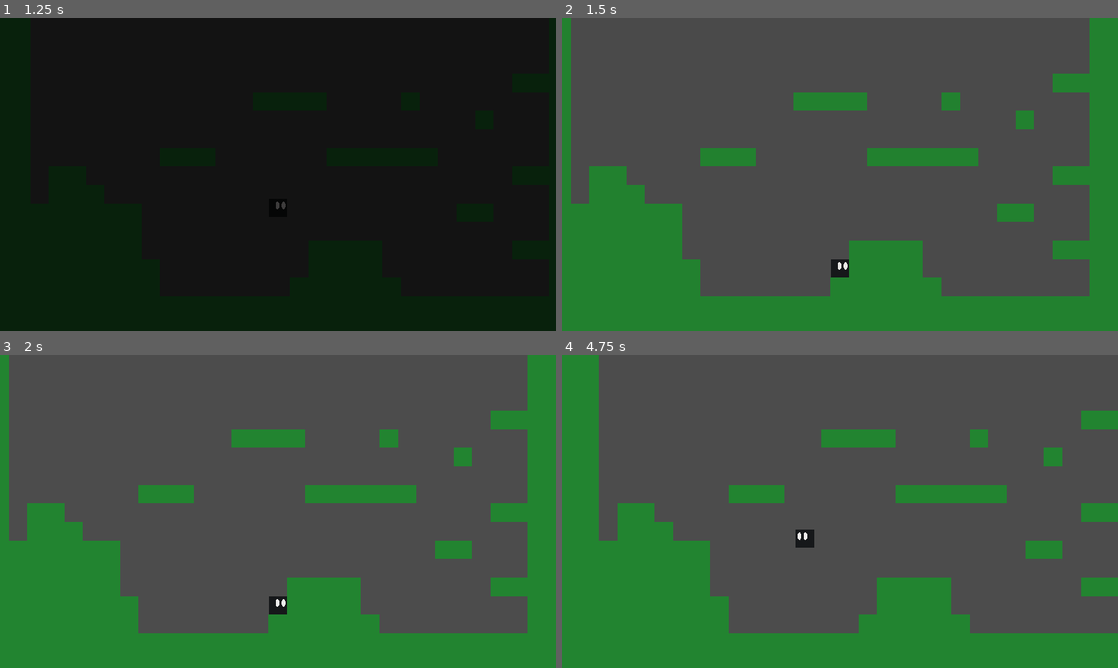
Above: before the commit, frames 1-4 (two rows, left to right).
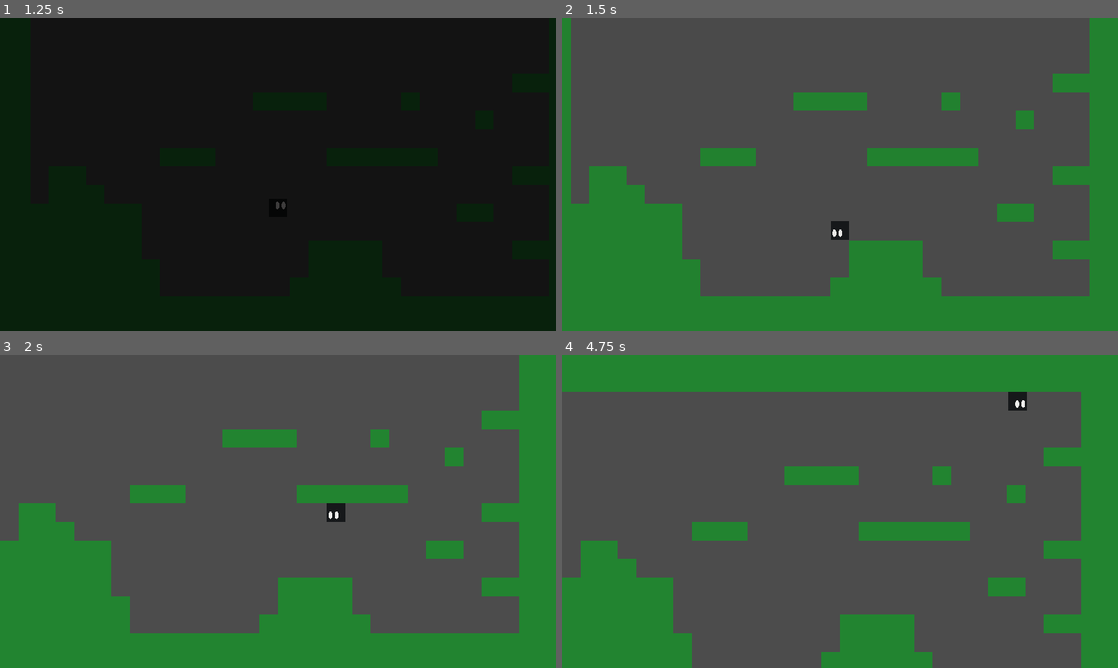
Above: after the commit, the same moments.

Repository: korvato-prime/hyperdimensional-knight
Game: Godot game, scene res://interface/TitleSceen.tscn
Two runs of this game, one before a commit and one after it. Both use one fixed random seed, a clock stepped at 60 frames per second and the inputs below.
Inputs:
- Up to frame 1 (1.25 s): click "New Game" at 0.5 s
- Up to frame 2 (1.5 s): hold Right (ui_right) from 1.28 s (still down); tap A (head, bound only after the commit) at 1.35 s
- Up to frame 3 (2 s): keep holding Right (ui_right)
- Up to frame 4 (4.75 s): release Right (ui_right) at 2.03 s; hold Down (ui_down) 2.03-2.78 s; tap Z (confirm) at 2.1 s; tap A (head, bound only after the commit) at 2.3, 2.85, 3.6, 4.55 s; hold Right (ui_right) 2.78-4.28 s; hold Left (ui_left) from 4.28 s (still down); hold Z (confirm) from 4.28 s (still down)

Frame 1 is identical in both runs. In frame 2, 0.4% of the frame differs, in the area x 48-52%, y 64-83%; in frame 3, 5.1%; in frame 4, 39%, in the area x 0-100%, y 0-100%.

Commit message:
Inverted gravity (no jump)
Just an extra

Diff:
--- a/player/Player.gd
+++ b/player/Player.gd
@@ -1,6 +1,6 @@
 extends KinematicBody2D
 
-const UP = Vector2(0, -1)
+var UP = Vector2(0, -1)
 const SLOPE_STOP = 400
 var velocity = Vector2()
 var move_speed = 500
--- a/player/Player_SM.gd
+++ b/player/Player_SM.gd
@@ -1,4 +1,6 @@
 extends "res://multiuse_resources/StateMachine.gd"
+
+var reverted = false
 
 func _ready():
 	add_state("idle")
@@ -29,6 +31,23 @@
 				parent.velocity.y /= 2
 	if Input.is_action_just_pressed("cancel"):
 		parent.emit_signal("dimension_swap")
+	if Input.is_action_just_pressed("head"):
+		if !reverted:
+			parent.gravity_fall = -6200
+			parent.gravity_jump = -4800
+			parent.jump_velocity = 1625
+			parent.velocity_fall_max = -2000
+			parent.UP = Vector2(0,1)
+			parent.rotation_degrees = 180
+			reverted = true
+		else:
+			parent.gravity_fall = 6200
+			parent.gravity_jump = 4800
+			parent.jump_velocity = -1625
+			parent.velocity_fall_max = 2000
+			parent.UP = Vector2(0,-1)
+			parent.rotation_degrees = 0
+			reverted = false
 
 func _state_logic(delta):
 	if Input.is_action_just_pressed("select"):
--- a/project.godot
+++ b/project.godot
@@ -64,6 +64,12 @@
 , Object(InputEventKey,"resource_local_to_scene":false,"resource_name":"","device":0,"alt":false,"shift":false,"control":false,"meta":false,"command":false,"pressed":false,"scancode":88,"unicode":0,"echo":false,"script":null)
  ]
 }
+head={
+"deadzone": 0.5,
+"events": [ Object(InputEventJoypadButton,"resource_local_to_scene":false,"resource_name":"","device":0,"button_index":2,"pressure":0.0,"pressed":false,"script":null)
+, Object(InputEventKey,"resource_local_to_scene":false,"resource_name":"","device":0,"alt":false,"shift":false,"control":false,"meta":false,"command":false,"pressed":false,"scancode":65,"unicode":0,"echo":false,"script":null)
+ ]
+}
 
 [rendering]
 
